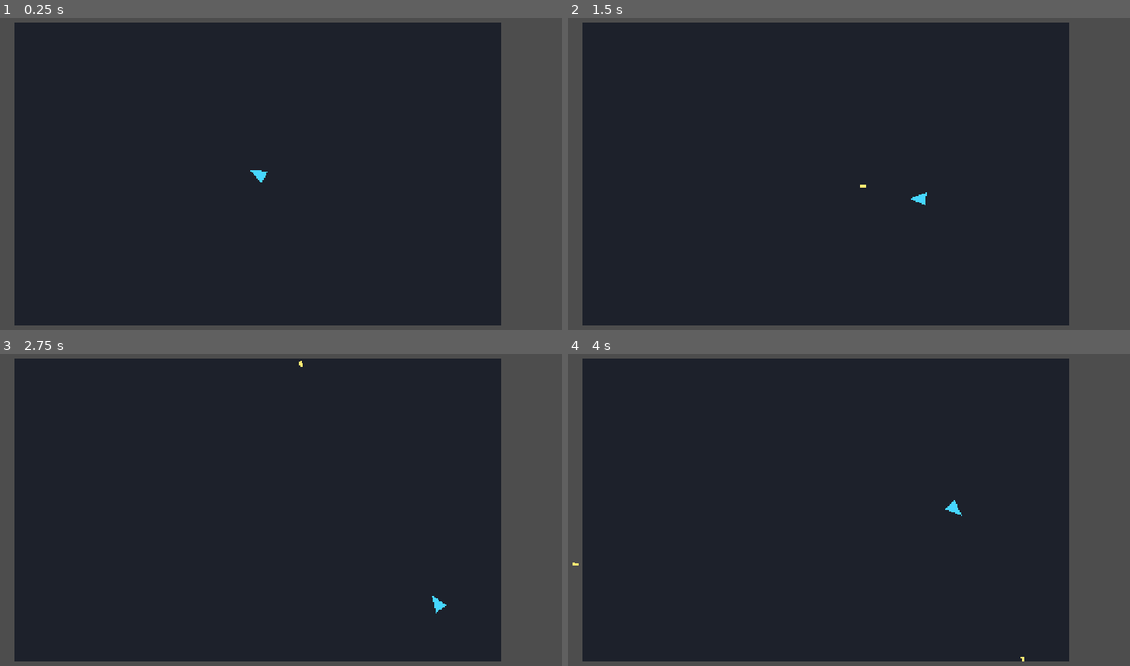
Above: before the commit, frames 1-4 (two rows, left to right).
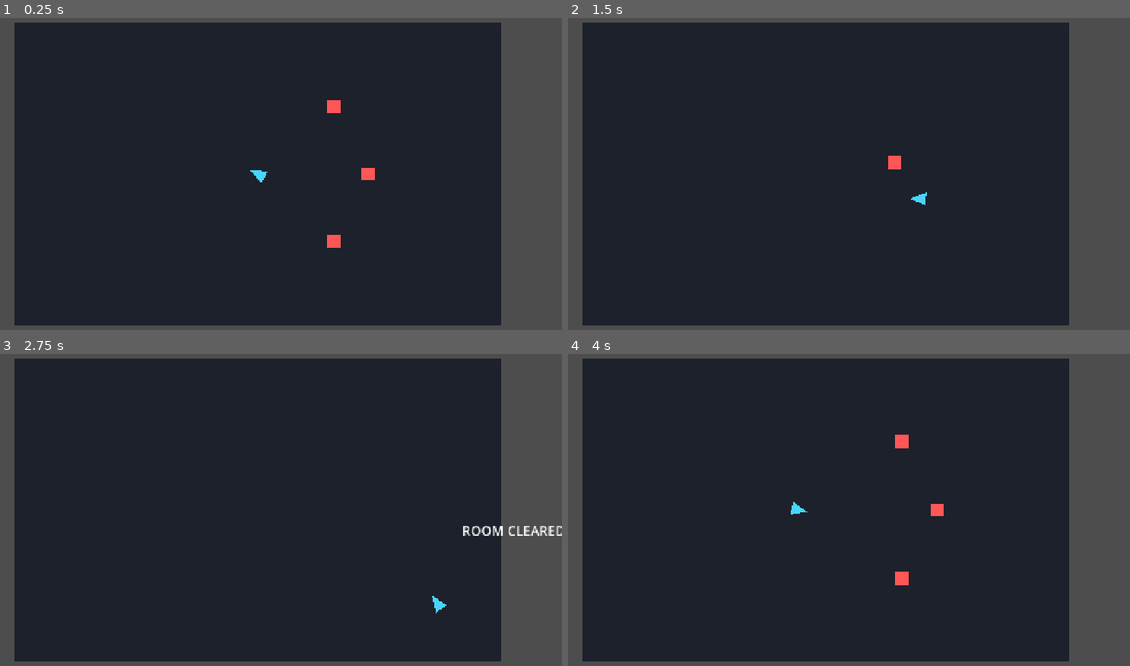
Above: after the commit, the same moments.

Repository: Dexter2099/GunMaxx
Game: Godot game, scene res://scenes/Main.tscn
Two runs of this game, one before a commit and one after it. Both use one fixed random seed, a clock stepped at 60 frames per second and the inputs below.
Inputs (mouse positions are in pixels of both pictures, inside the frame that each line leads up to):
- Up to frame 1 (0.25 s): no input
- Up to frame 2 (1.5 s): move the mouse to (961, 158) at 0.52 s; hold Right (ui_right) 0.53-1.28 s; click (961, 158) at 0.6 s; move the mouse to (702, 189) at 1.27 s; hold Down (ui_down) from 1.28 s (still down); click (702, 189) at 1.35 s
- Up to frame 3 (2.75 s): move the mouse to (320, 435) at 2.02 s; release Down (ui_down) at 2.03 s; hold Right (ui_right) from 2.03 s (still down); click (320, 435) at 2.1 s
- Up to frame 4 (4 s): move the mouse to (792, 578) at 2.77 s; release Right (ui_right) at 2.78 s; hold Up (ui_up) 2.78-3.53 s; click (792, 578) at 2.85 s; move the mouse to (1006, 559) at 3.52 s; hold Left (ui_left) from 3.53 s (still down); click (1006, 559) at 3.6 s

The runs differ from the first frame. In frame 1, 0.3% of the frame differs, in the area x 58-67%, y 26-74%; in frame 2, 0.1%; in frame 3, 0.3%; in frame 4, 0.4%, in the area x 0-82%, y 25-99%.

Commit message:
Harden room encounter spawning diagnostics

Diff:
--- a/game/scenes/Main.tscn
+++ b/game/scenes/Main.tscn
@@ -44,7 +44,9 @@
 
 [node name="Player" parent="." instance=ExtResource("1_hx3m3")]
 
-[node name="RoomController" type="Node" parent="."]
+[node name="Enemies" type="Node2D" parent="."]
+
+[node name="RoomController" type="Node2D" parent="."]
 script = ExtResource("3_7p3cl")
 enemy_scene = ExtResource("4_y1j6q")
 spawn_count = 3
--- a/game/scripts/room_controller.gd
+++ b/game/scripts/room_controller.gd
@@ -1,43 +1,71 @@
-extends Node
+extends Node2D
 
 signal room_cleared
 
 @export var enemy_scene: PackedScene
 @export var spawn_count: int = 3
 @export var spawn_points_root: NodePath = ^"SpawnPoints"
+@export var enemy_container_path: NodePath = ^"../Enemies"
 
 var room_cleared_flag: bool = false
 var active_enemies: Array[Node2D] = []
 
 func _ready() -> void:
-	start_encounter()
+	print("[RoomController] _ready() reached")
+	call_deferred("start_encounter")
 
 func start_encounter() -> void:
+	print("[RoomController] start_encounter() begin")
 	room_cleared_flag = false
 	active_enemies.clear()
 
 	var spawn_points_node := get_node_or_null(spawn_points_root)
-	if spawn_points_node == null or enemy_scene == null:
+	if spawn_points_node == null:
+		push_error("[RoomController] spawn_points_root not found at path: %s" % spawn_points_root)
+	else:
+		print("[RoomController] spawn_points_root resolved: %s" % spawn_points_node.get_path())
+
+	if enemy_scene == null:
+		push_error("[RoomController] enemy_scene is not assigned")
+	else:
+		print("[RoomController] enemy_scene assigned: %s" % enemy_scene.resource_path)
+
+	var enemy_container := get_node_or_null(enemy_container_path)
+	if enemy_container == null:
+		push_error("[RoomController] enemy container not found at path: %s" % enemy_container_path)
+	else:
+		print("[RoomController] enemy container resolved: %s" % enemy_container.get_path())
+
+	if spawn_points_node == null or enemy_scene == null or enemy_container == null:
+		print("[RoomController] Aborting encounter start due to missing dependencies")
 		return
 
 	var spawn_points: Array[Node2D] = []
 	for child in spawn_points_node.get_children():
 		if child is Node2D:
 			spawn_points.append(child)
+	print("[RoomController] spawn points found: %d" % spawn_points.size())
 
 	if spawn_points.is_empty() or spawn_count <= 0:
+		print("[RoomController] no spawning required (spawn_count=%d)" % spawn_count)
 		_check_room_cleared()
 		return
 
 	var enemies_to_spawn: int = min(spawn_count, spawn_points.size())
+	var spawned_count := 0
 	for i in range(enemies_to_spawn):
 		var enemy := enemy_scene.instantiate() as Node2D
 		if enemy == null:
+			push_error("[RoomController] Failed to instantiate enemy at index %d" % i)
 			continue
 
 		enemy.global_position = spawn_points[i].global_position
-		get_parent().add_child(enemy)
+		enemy_container.add_child(enemy)
+		print("[RoomController] Enemy %d spawned at %s" % [i, enemy.global_position])
 		_register_enemy(enemy)
+		spawned_count += 1
+
+	print("[RoomController] enemies instantiated: %d/%d" % [spawned_count, enemies_to_spawn])
 
 	_check_room_cleared()
 
